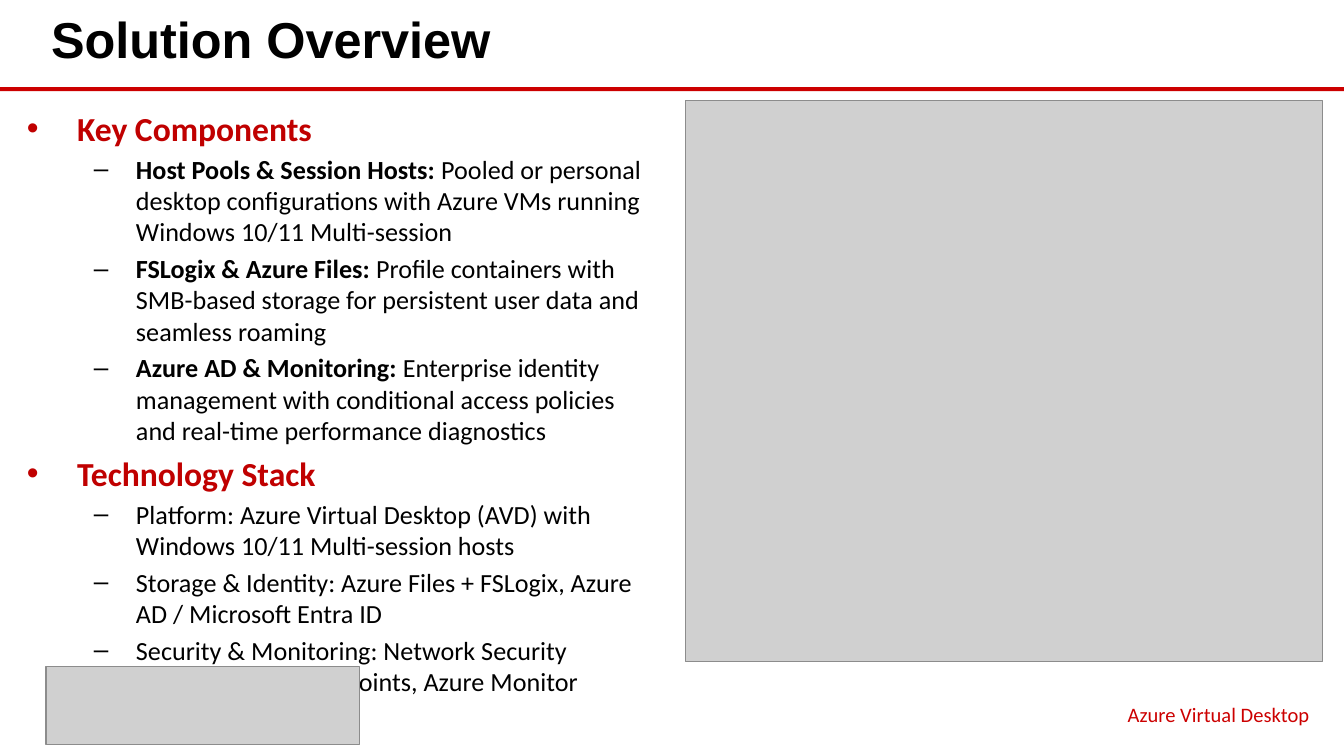
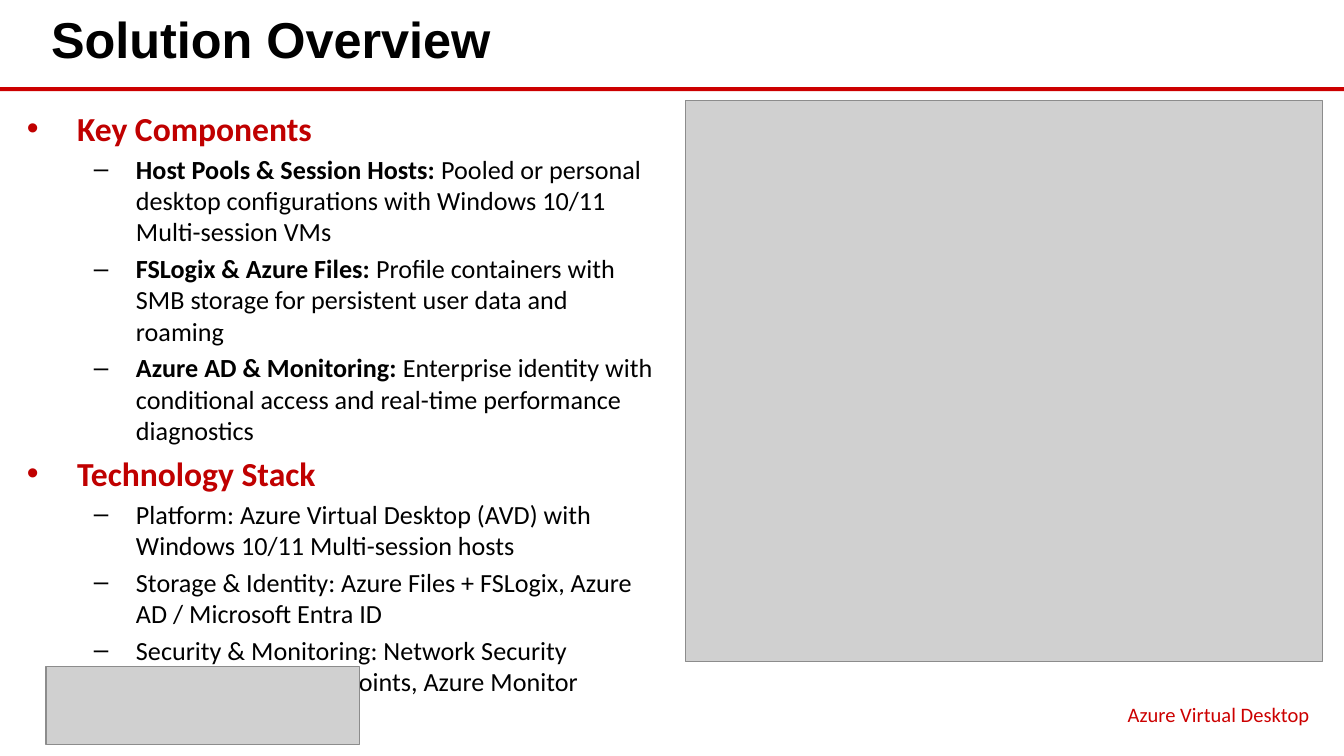
Before and after one commit to eoframework/solutions, a slide deck: slide 4 of solutions/azure/modern-workspace/virtual-desktop/presales/solution-briefing.pptx. Drawn at 1344x756 pixels with LibreOffice and Linux fonts; fonts in the diff are those of the drawing; grey boxes stand for pictures. Boxes give left, top, right and bottom in pixels: in the first picture for what was removed or moved away, otherwise in the second. Text is boxed around its words. In the diff, an @@ line names an element or a change of style, - is before the commit and + after.

```diff
--- a/solutions/azure/modern-workspace/virtual-desktop/presales/solution-briefing.pptx
+++ b/solutions/azure/modern-workspace/virtual-desktop/presales/solution-briefing.pptx
@@ text at [136,160,652,445]: text changed @@
-  – Host Pools & Session Hosts: Pooled or personal desktop configurations with Azure VMs running Windows 10/11 Multi-session
-  – FSLogix & Azure Files: Profile containers with SMB-based storage for persistent user data and seamless roaming
-  – Azure AD & Monitoring: Enterprise identity management with conditional access policies and real-time performance diagnostics
+  – Host Pools & Session Hosts: Pooled or personal desktop configurations with Windows 10/11 Multi-session VMs
+  – FSLogix & Azure Files: Profile containers with SMB storage for persistent user data and roaming
+  – Azure AD & Monitoring: Enterprise identity with conditional access and real-time performance diagnostics
```
Also in this commit, not shown: 1 other file.
